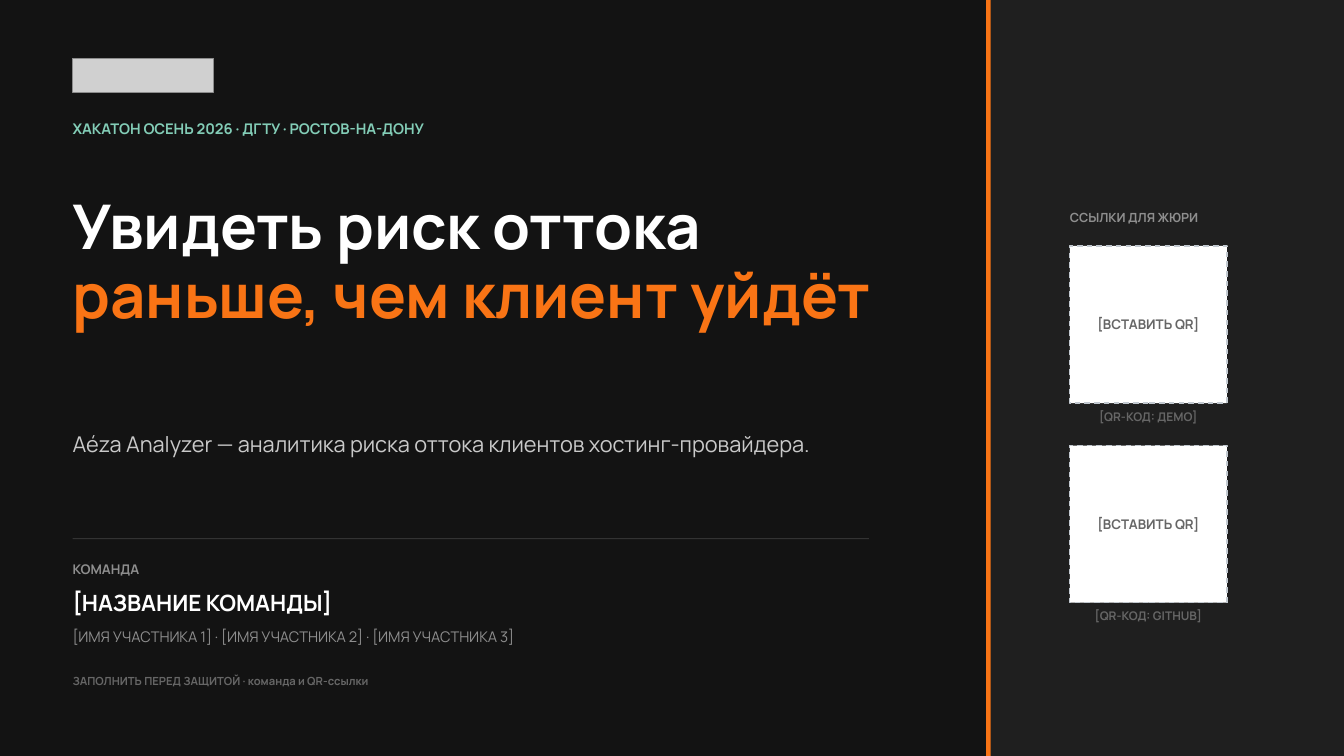
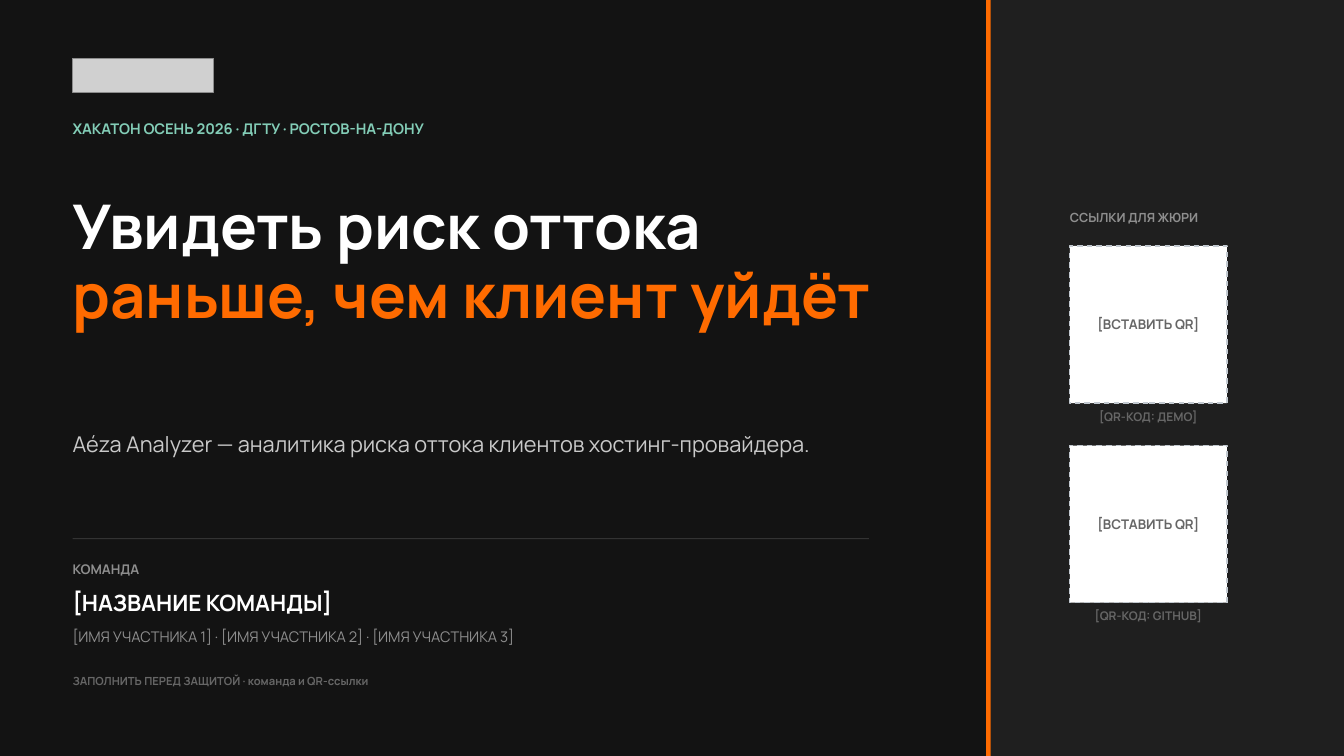
Before and after one commit to ForgeLabHub/ForgeAezaAnalizer, a slide deck: slide 1 of aeza_hackathon_osen_2026.pptx. Drawn at 1344x756 pixels with LibreOffice and Linux fonts; fonts in the diff are those of the drawing; grey boxes stand for pictures. Boxes give left, top, right and bottom in pixels: in the first picture for what was removed or moved away, otherwise in the second. Text is boxed around its words. In the diff, an @@ line names an element or a change of style, - is before the commit and + after.

```diff
--- a/aeza_hackathon_osen_2026.pptx
+++ b/aeza_hackathon_osen_2026.pptx
@@ rectangle at <box>986,0,990,756</box>: fill #F97415 to #FF6B00 @@
@@ text "раньше, чем клиент уйдёт" at <box>73,261,870,333</box>: text colour #F97415 to #FF6B00 @@
```
Also in this commit, not shown: 9 other slides changed, 16 other files.
